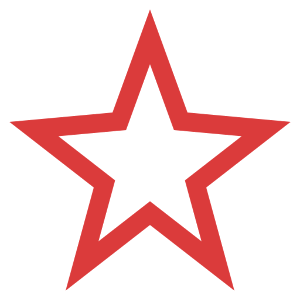
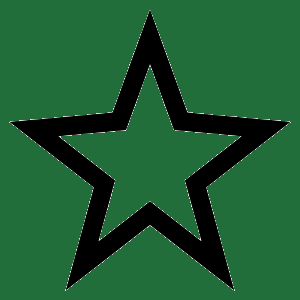
Layers edited between the first and the second w=300, h=300 image:
removed layer "Calque copié" over [9, 9, 291, 291]
painted on "Calque" over [0, 0, 300, 300]
